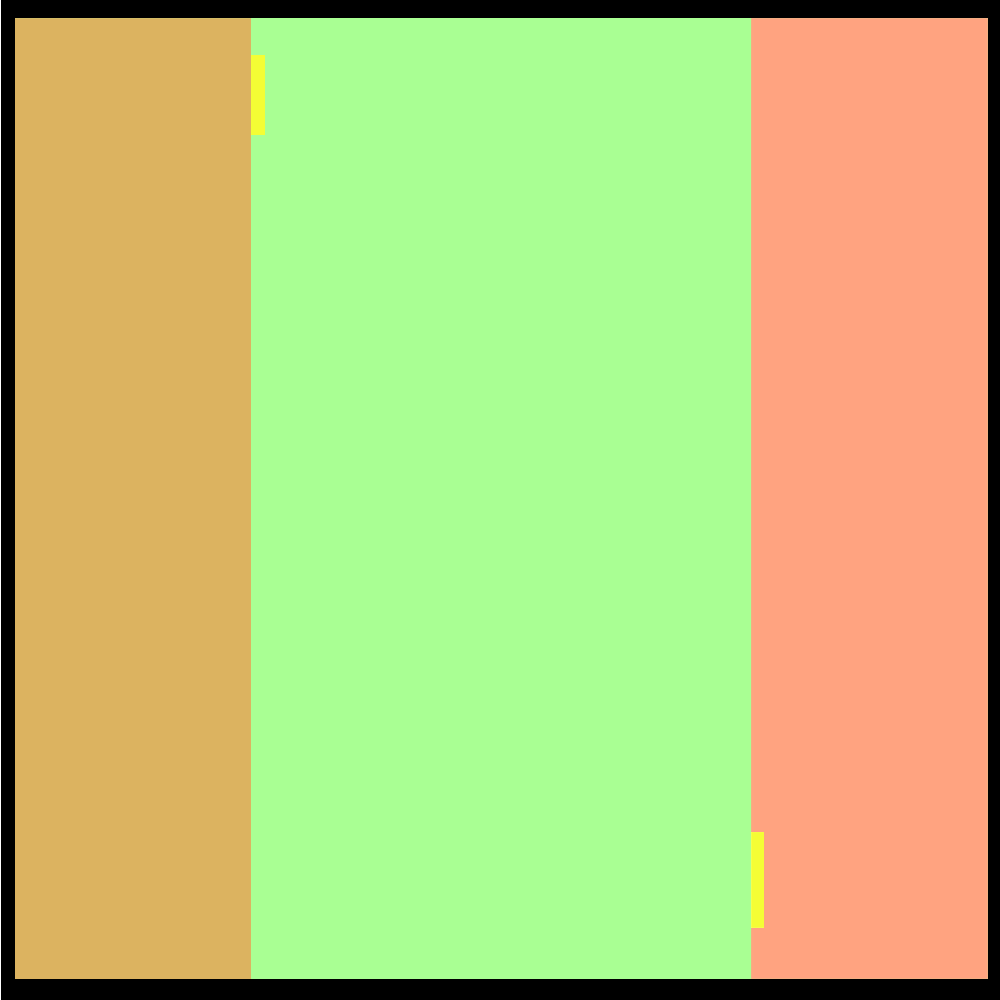
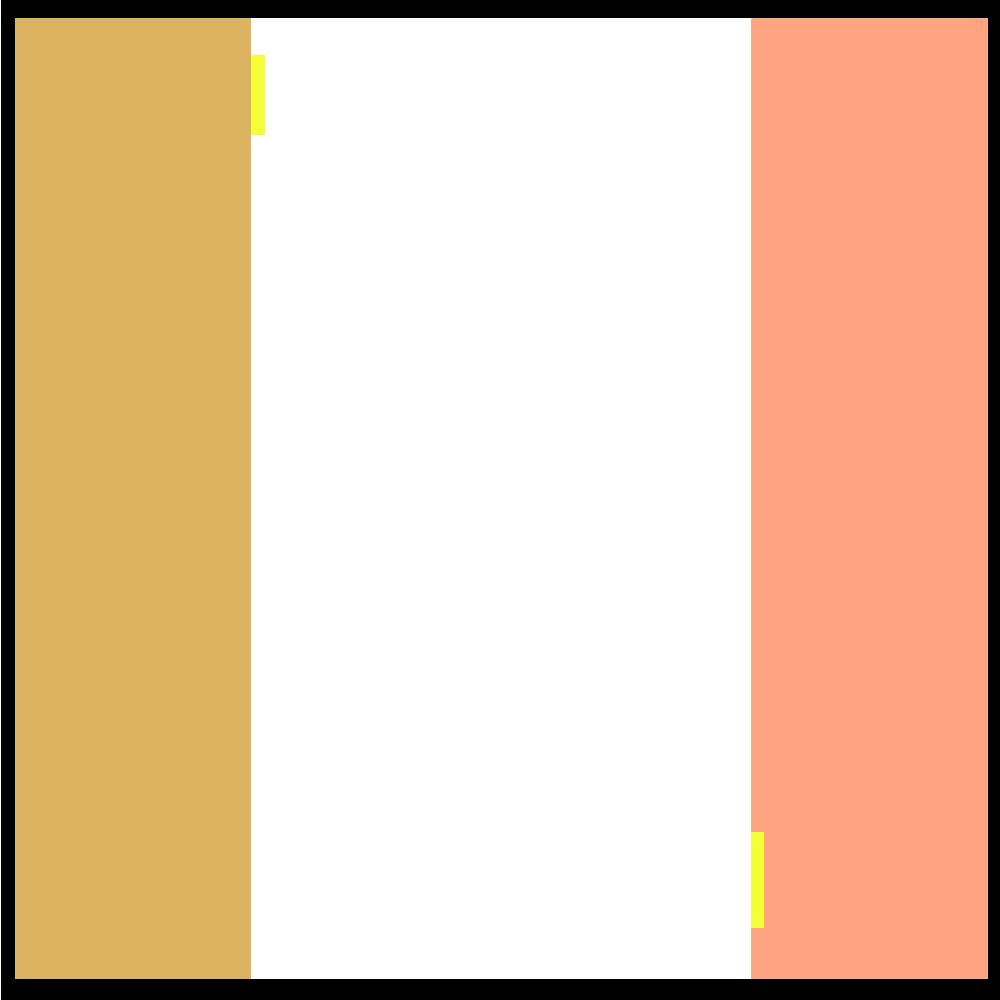
Two versions of the same layered image (1000x1000). Layer-by-layer changes:
painted on "env_1000_2zones_background.bmp" over (251, 18, 751, 979)
